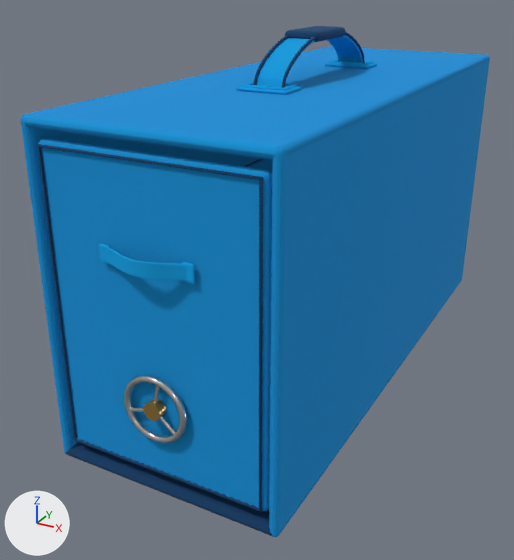
An edit to the glTF model wave-volume-6-storage.glb, drawn before and after from the same camera.
Both versions are drawn from a camera (50 mm lens) standing at (0.174, -0.385, 0.235) and looking at (-0.019, -0.035, 0.06). The axes (+X, +Y, +Z) are drawn at lower left. The lights are the same throughout. The first picture is the older version. Where no turn or scale is listed for an object, it has been applied to the vertices.

Names of what the first picture shows: 'Cabinet_bottom', 'Cabinet_side', 'Cabinet_side.001', 'Cabinet_top', 'Carry_handle_anchor_cross.001', 'Carry_handle_anchor_seam', 'Carry_handle_anchor_seam.001', 'Carry_handle_anchor_seam_stitch', 'Carry_handle_padded_grip', 'Carry_handle_webbing', 'Drawer_front', 'Drawer_side', 'Drawer_webbing_pull', 'Drawer_webbing_pull_stitched_end', 'Drawer_webbing_pull_stitched_end.001', 'Front_sewn_edge', 'Front_sewn_edge_stitch', 'Handwheel_rim' and 8 more.
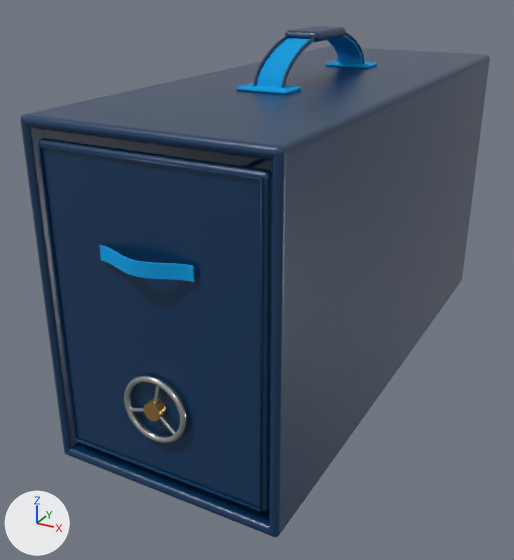
Where the change shows, as pixel boxes [x1, y1, x2, y2] in the pictures (514 x 560 px):
```json
{"object": "Drawer_front", "change": "recoloured", "before": [39, 138, 272, 511], "after": [39, 138, 272, 511], "on screen": "darker"}
{"object": "Cabinet_side.001", "change": "recoloured", "before": [269, 55, 490, 537], "after": [269, 55, 490, 537]}
{"object": "Cabinet_top", "change": "recoloured", "before": [22, 46, 489, 160], "after": [22, 46, 489, 160], "on screen": "darker"}
{"object": "Cabinet_side", "change": "recoloured", "before": [20, 46, 330, 455], "after": [20, 46, 330, 455]}
{"object": "Drawer_side", "change": "recoloured", "before": [248, 159, 272, 171], "after": [248, 159, 272, 171]}
{"object": "Carry_handle_anchor_seam", "change": "recoloured", "before": [241, 82, 297, 91], "after": [241, 82, 297, 91]}
{"object": "Drawer_webbing_pull_stitched_end.001", "change": "recoloured", "before": [182, 262, 195, 284], "after": [182, 262, 195, 284]}
{"object": "Front_sewn_edge_stitch", "change": "recoloured", "before": [42, 144, 259, 508], "after": [42, 144, 259, 508]}
{"object": "Drawer_webbing_pull_stitched_end", "change": "recoloured", "before": [99, 244, 110, 264], "after": [99, 244, 110, 264]}
{"object": "Carry_handle_anchor_seam.001", "change": "recoloured", "before": [329, 60, 374, 66], "after": [329, 60, 374, 66]}
{"object": "Carry_handle_anchor_cross.001", "change": "recoloured", "before": [254, 85, 291, 86], "after": [254, 85, 291, 86]}
{"object": "Carry_handle_anchor_seam_stitch", "change": "recoloured", "before": [243, 81, 289, 88], "after": [243, 81, 289, 88]}
```

Scene script edits in JSON lines:
```json
{"op": "add", "block": "img_plastic_exterior_color", "code": ["img_plastic_exterior_color = load_image('Plastic exterior color', '_unpacked/Plastic_exterior_color', 256, 256, 'sRGB')"]}
{"op": "add", "block": "img_plastic_exterior_normal", "code": ["img_plastic_exterior_normal = load_image('Plastic exterior normal', '_unpacked/Plastic_exterior_normal', 256, 256, 'Non-Color')"]}
{"op": "set", "path": "mat_utsw_thread_cloth_blue.base_color", "old": "(0.0, 0.342, 0.761)", "new": "(0.0, 0.0356, 0.109)", "note": "blue #009ee2 -> dark blue #00355d"}
{"op": "add", "block": "mat_utsw_shell_plastic_navy", "code": ["mat_utsw_shell_plastic_navy = bpy.data.materials.new('UTSW shell plastic navy')", "# colours: dark blue #00355d", "# uses the picture img_plastic_exterior_color", "# uses the picture img_plastic_exterior_normal"]}
{"block": "me_cube_193", "where": "me_cube_193.from_pydata(...)  # 96 vertices, 188 faces; spans x -0.003..0.003, y -0.165..0.165, z -0.089..0.089"}
{"op": "remove", "block": "me_cube_193", "code": "me_cube_193.materials.append(mat_utsw_shell_cloth_blue)"}
{"op": "add", "block": "me_cube_193", "code": "me_cube_193.materials.append(mat_utsw_shell_plastic_navy)"}
{"block": "me_cube_194", "where": "me_cube_194.from_pydata(...)  # 96 vertices, 188 faces; spans x -0.003..0.003, y -0.165..0.165, z -0.089..0.089"}
{"op": "remove", "block": "me_cube_194", "code": "me_cube_194.materials.append(mat_utsw_shell_cloth_blue)"}
{"op": "add", "block": "me_cube_194", "code": "me_cube_194.materials.append(mat_utsw_shell_plastic_navy)"}
{"block": "me_cube_195", "where": "me_cube_195.from_pydata(...)  # 96 vertices, 188 faces; spans x -0.064..0.064, y -0.165..0.165, z -0.003..0.003"}
{"op": "remove", "block": "me_cube_195", "code": "me_cube_195.materials.append(mat_utsw_shell_cloth_blue)"}
{"op": "add", "block": "me_cube_195", "code": "me_cube_195.materials.append(mat_utsw_shell_plastic_navy)"}
{"block": "me_cube_201", "where": "me_cube_201.from_pydata(...)  # 160 vertices, 320 faces; spans x -0.057..0.057, y -0.003..0.003, z -0.079..0.079"}
{"op": "remove", "block": "me_cube_201", "code": "me_cube_201.materials.append(mat_utsw_shell_cloth_blue)"}
{"op": "add", "block": "me_cube_201", "code": "me_cube_201.materials.append(mat_utsw_shell_plastic_navy)"}
{"block": "me_cube_202", "where": "me_cube_202.from_pydata(...)  # 96 vertices, 188 faces; spans x -0.002..0.002, y -0.157..0.157, z -0.052..0.052"}
{"op": "remove", "block": "me_cube_202", "code": "me_cube_202.materials.append(mat_utsw_shell_cloth_blue)"}
{"op": "add", "block": "me_cube_202", "code": "me_cube_202.materials.append(mat_utsw_shell_plastic_navy)"}
```
